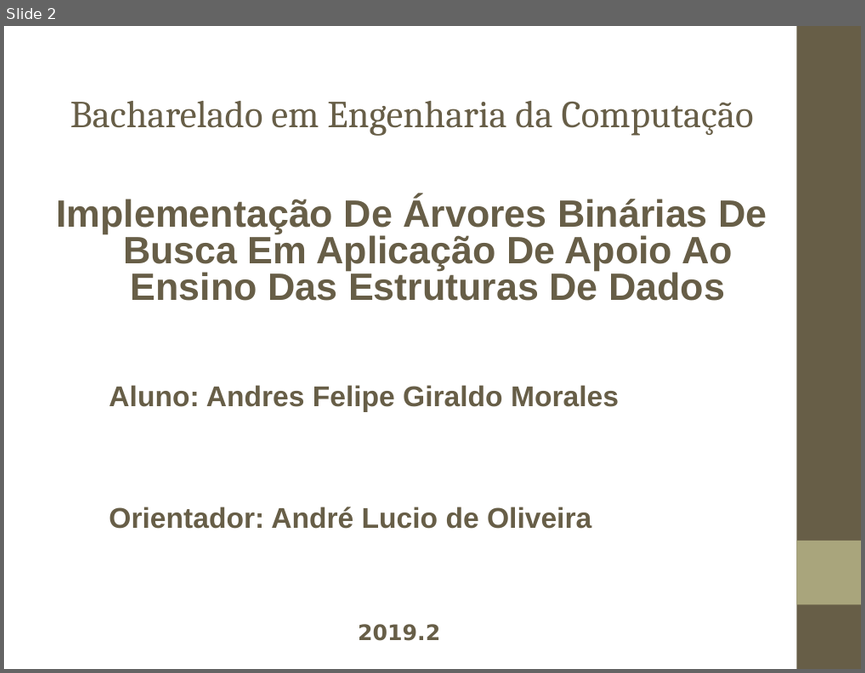
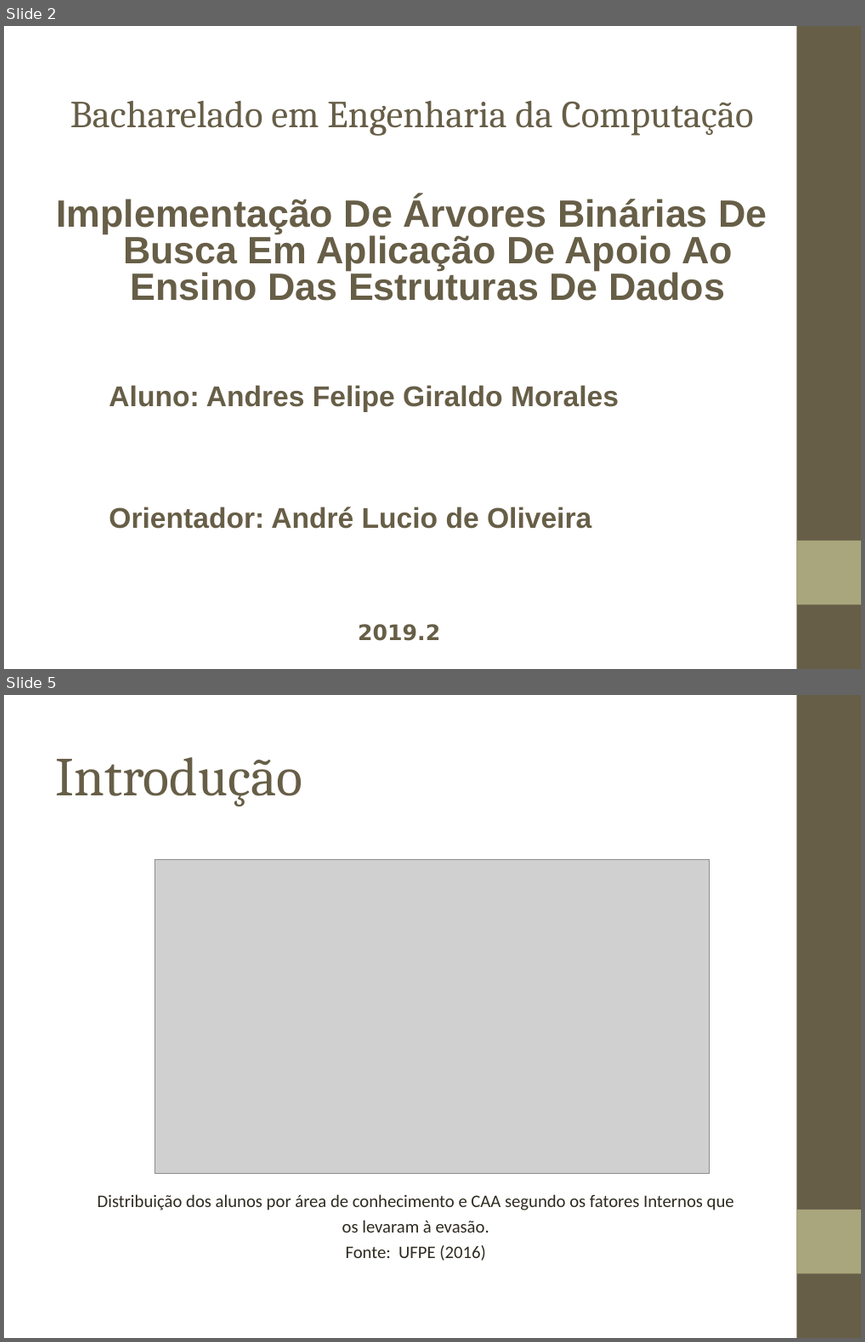
Before and after one commit to andresklr/monografia1902, a slide deck: Texto/Apresentação/Monografia 1902.ppt. Shown one above the other, each under a label of ours: slide 2 before the commit, slides 2 and 5 after it; the slides between them are not shown. The pictures are 865x673 and 865x1342 pixels, drawn with LibreOffice and Linux fonts; fonts in the diff are those of the drawing; grey boxes stand for pictures; background and template pictures are left out. Boxes give left, top, right and bottom in pixels: in the first picture for what was removed or moved away, otherwise in the second. Text is boxed around its words. In the diff, an @@ line names an element or a change of style, - is before the commit and + after.

```diff
--- a/Texto/Apresentação/Monografia 1902.ppt
+++ b/Texto/Apresentação/Monografia 1902.ppt
@@ slide 5 added at (4,695,861,1338), background picture (left out); not listed: 2 template elements that a slide beside it also shows @@
@@ title added at (55,757,302,806), 46 pt, text #675E47 @@
+Introdução
@@ picture added at (155,860,710,1174) @@
@@ text added at (98,1194,734,1260), 14.8 pt, text #2F2B20 @@
+Distribuição dos alunos por área de conhecimento e CAA segundo os fatores Internos que
+os levaram à evasão.
+Fonte: UFPE (2016)
```
Also in this commit, not shown: 1 slide changed, 8 other slides added, 8 slides removed, 3 other files.
